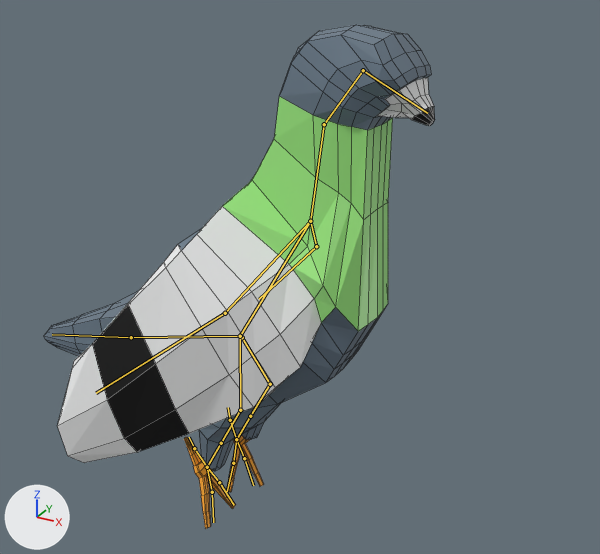
Before and after pictures for a commit that changed the Blender file Assets/blendfiles/pidgeon.blend.
Rendered twice from a camera (50 mm lens) standing at (0.24, -0.415, 0.29) and looking at (0.025, -0.023, 0.094). Arrows for +X, +Y and +Z are at lower left; the lights stay in place. The bones that bend it are drawn over the model as lines. Mesh edges are drawn as thin lines.

Names of what the first picture shows: 'pidgeonMesh.001'.
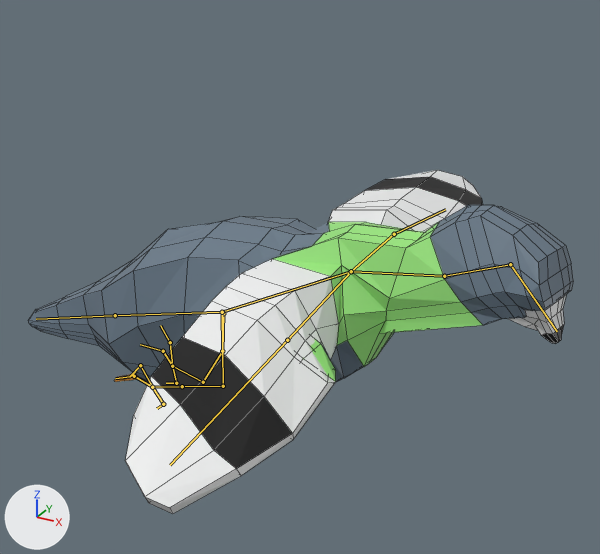
The newer file adds an action. The first version stands in its rest pose; the second is drawn at frame 182 of the action 'pidgeonFlying.001'.

Where the change shows, as pixel boxes (x1, y1, x2, y2) in the pictures (600 x 554 px):
'pidgeonMesh.001', posed (39% wider, 32% shorter): before (44, 24, 435, 529); after (28, 170, 573, 514)
bone 'Connect', root to tip: before (240, 336) to (131, 337); after (222, 312) to (115, 315)
bone 'main', root to tip: before (240, 336) to (310, 221); after (222, 312) to (351, 271)
bone 'Bone.001', root to tip: before (310, 221) to (324, 124); after (351, 271) to (444, 276)
bone 'Bone.002', root to tip: before (324, 124) to (363, 70); after (444, 276) to (510, 264)
bone 'Bone.003', root to tip: before (363, 70) to (427, 113); after (510, 264) to (557, 331)
bone 'Bone.019', root to tip: before (244, 458) to (253, 485); after (163, 351) to (140, 344)
bone 'Bone.021', root to tip: before (233, 463) to (227, 491); after (170, 342) to (160, 325)
bone 'Bone.023', root to tip: before (230, 420) to (228, 407); after (176, 383) to (166, 383)
bone 'Bone.024', root to tip: before (310, 221) to (225, 313); after (351, 271) to (287, 340)
bone 'Bone.025', root to tip: before (225, 313) to (96, 393); after (287, 340) to (170, 465)
bone 'Bone.026', root to tip: before (310, 221) to (316, 246); after (351, 271) to (394, 234)
bone 'Bone.027', root to tip: before (316, 246) to (259, 299); after (394, 234) to (445, 209)
bone 'Bone.005', root to tip: before (131, 337) to (52, 334); after (115, 315) to (36, 319)
bone 'Bone.010', root to tip: before (219, 482) to (234, 505); after (134, 376) to (115, 378)
bone 'Bone.012', root to tip: before (212, 492) to (213, 522); after (140, 365) to (130, 376)
bone 'Bone.013', root to tip: before (207, 467) to (194, 448); after (152, 387) to (163, 404)
bone 'Bone.014', root to tip: before (194, 448) to (189, 437); after (163, 404) to (157, 408)

What changed in the scene script:
```text
Change bone_connect:
    where bone_connect = bpy.data.objects['pidgeonRig.001'].pose.bones['Connect']
    bone_connect.location: (0.0, 0.0, 0.0) -> (0.0, 0.0083, 0.0158)
Change bone_main:
    where bone_main = bpy.data.objects['pidgeonRig.001'].pose.bones['main']  # child of 'Connect'
    bone_main.rotation_quaternion: (1.0, 0.0, 0.0, 0.0) -> (0.96, -0.004, 0.011, -0.278)  # degrees (0, 0, 0) -> degrees (-1, 1, -32)
Change bone_bone_001:
    where bone_bone_001 = bpy.data.objects['pidgeonRig.001'].pose.bones['Bone.001']  # child of 'main'
    bone_bone_001.rotation_quaternion: (1.0, 0.0, 0.0, 0.0) -> (0.94, 0.018, -0.036, -0.339)  # degrees (0, 0, 0) -> degrees (3, -3, -40)
Change bone_bone_002:
    where bone_bone_002 = bpy.data.objects['pidgeonRig.001'].pose.bones['Bone.002']  # child of 'Bone.001'
    bone_bone_002.rotation_quaternion: (1.0, 0.0, 0.0, 0.0) -> (0.934, 0.022, -0.046, 0.34)  # degrees (0, 0, 0) -> degrees (1, -6, 40)
Change bone_bone_003:
    where bone_bone_003 = bpy.data.objects['pidgeonRig.001'].pose.bones['Bone.003']  # child of 'Bone.002'
    bone_bone_003.rotation_quaternion: (1.0, 0.0, 0.0, 0.0) -> (0.994, 0.0, 0.0, 0.114)  # degrees (0, 0, 0) -> degrees (0, 0, 13)
Change bone_bone_019:
    where bone_bone_019 = bpy.data.objects['pidgeonRig.001'].pose.bones['Bone.019']  # child of 'Bone.018'
    bone_bone_019.rotation_quaternion: (1.0, 0.0, 0.0, 0.0) -> (0.813, -0.562, -0.13, -0.079)  # degrees (0, 0, 0) -> degrees (-69, -17, 1)
Change bone_bone_021:
    where bone_bone_021 = bpy.data.objects['pidgeonRig.001'].pose.bones['Bone.021']  # child of 'Bone.020'
    bone_bone_021.rotation_quaternion: (1.0, 0.0, 0.0, 0.0) -> (0.813, -0.382, -0.437, 0.045)  # degrees (0, 0, 0) -> degrees (-64, -43, 34)
Change bone_bone_023:
    where bone_bone_023 = bpy.data.objects['pidgeonRig.001'].pose.bones['Bone.023']  # child of 'Bone.022'
    bone_bone_023.rotation_quaternion: (1.0, 0.0, 0.0, 0.0) -> (0.685, 0.68, 0.161, 0.207)  # degrees (0, 0, 0) -> degrees (89, -4, 30)
Change bone_bone_024:
    where bone_bone_024 = bpy.data.objects['pidgeonRig.001'].pose.bones['Bone.024']  # child of 'main'
    bone_bone_024.rotation_quaternion: (1.0, 0.0, 0.0, 0.0) -> (0.727, -0.014, 0.6, -0.332)  # degrees (0, 0, 0) -> degrees (-56, 60, -83)
Change bone_bone_025:
    where bone_bone_025 = bpy.data.objects['pidgeonRig.001'].pose.bones['Bone.025']  # child of 'Bone.024'
    bone_bone_025.rotation_quaternion: (1.0, 0.0, 0.0, 0.0) -> (0.99, 0.02, 0.043, -0.133)  # degrees (0, 0, 0) -> degrees (2, 5, -15)
Change bone_bone_026:
    where bone_bone_026 = bpy.data.objects['pidgeonRig.001'].pose.bones['Bone.026']  # child of 'main'
    bone_bone_026.rotation_quaternion: (1.0, 0.0, 0.0, 0.0) -> (0.693, 0.104, -0.638, -0.318)  # degrees (0, 0, 0) -> degrees (74, -55, -92)
Change bone_bone_027:
    where bone_bone_027 = bpy.data.objects['pidgeonRig.001'].pose.bones['Bone.027']  # child of 'Bone.026'
    bone_bone_027.rotation_quaternion: (1.0, 0.0, 0.0, 0.0) -> (0.98, 0.04, 0.057, -0.186)  # degrees (0, 0, 0) -> degrees (3, 7, -21)
Change bone_bone_005:
    where bone_bone_005 = bpy.data.objects['pidgeonRig.001'].pose.bones['Bone.005']  # child of 'Connect'
    bone_bone_005.rotation_quaternion: (1.0, 0.0, 0.0, 0.0) -> (0.999, -0.02, 0.024, 0.013)  # degrees (0, 0, 0) -> degrees (-2, 3, 1)
Change bone_bone_010:
    where bone_bone_010 = bpy.data.objects['pidgeonRig.001'].pose.bones['Bone.010']  # child of 'Bone.009'
    bone_bone_010.rotation_quaternion: (1.0, 0.0, 0.0, 0.0) -> (0.853, -0.481, 0.027, -0.201)  # degrees (0, 0, 0) -> degrees (-57, -8, -22)
Change bone_bone_012:
    where bone_bone_012 = bpy.data.objects['pidgeonRig.001'].pose.bones['Bone.012']  # child of 'Bone.011'
    bone_bone_012.rotation_quaternion: (1.0, 0.0, 0.0, 0.0) -> (0.759, -0.613, -0.133, 0.171)  # degrees (0, 0, 0) -> degrees (-78, 0, 25)
Change bone_bone_013:
    where bone_bone_013 = bpy.data.objects['pidgeonRig.001'].pose.bones['Bone.013']  # child of 'Bone.008'
    bone_bone_013.rotation_quaternion: (1.0, 0.0, 0.0, 0.0) -> (0.992, 0.125, 0.014, 0.005)  # degrees (0, 0, 0) -> degrees (14, 2, 1)
Change bone_bone_014:
    where bone_bone_014 = bpy.data.objects['pidgeonRig.001'].pose.bones['Bone.014']  # child of 'Bone.013'
    bone_bone_014.rotation_quaternion: (1.0, 0.0, 0.0, 0.0) -> (0.778, 0.626, 0.026, 0.035)  # degrees (0, 0, 0) -> degrees (78, 0, 5)
Change bone_kneeik_r:
    where bone_kneeik_r = bpy.data.objects['pidgeonRig.001'].pose.bones['KneeIK.R']
    bone_kneeik_r.location: (0.0, 0.0, 0.0) -> (-0.0043, -0.0504, -0.0061)
Change bone_heelik_l:
    where bone_heelik_l = bpy.data.objects['pidgeonRig.001'].pose.bones['HeelIK.L']
    bone_heelik_l.location: (0.0, 0.0, 0.0) -> (0.0019, 0.0474, -0.0469)
Change bone_heelik_r:
    where bone_heelik_r = bpy.data.objects['pidgeonRig.001'].pose.bones['heelIK.R']
    bone_heelik_r.location: (0.0, 0.0, 0.0) -> (0.0, 0.0477, -0.0475)
```
